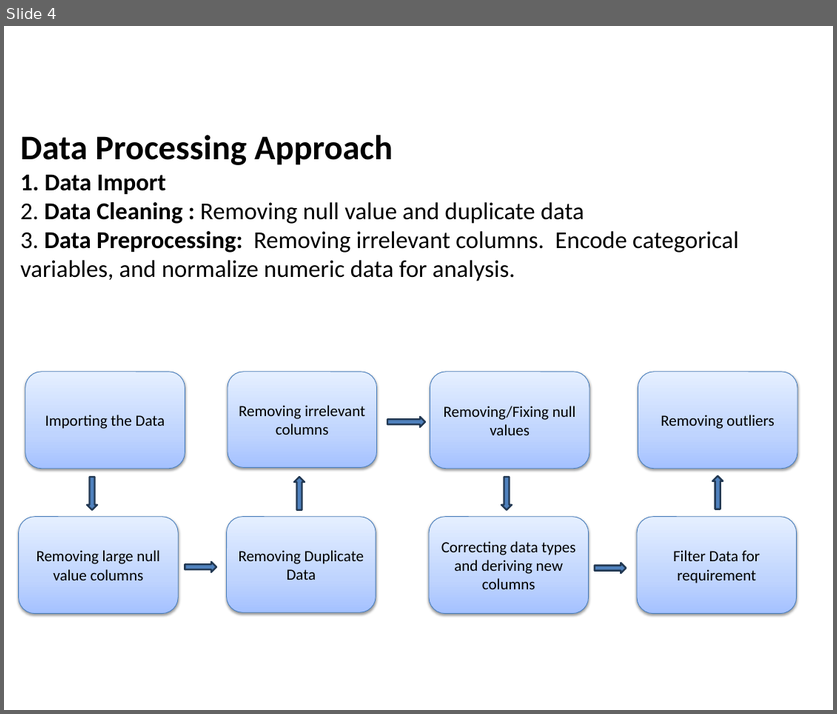
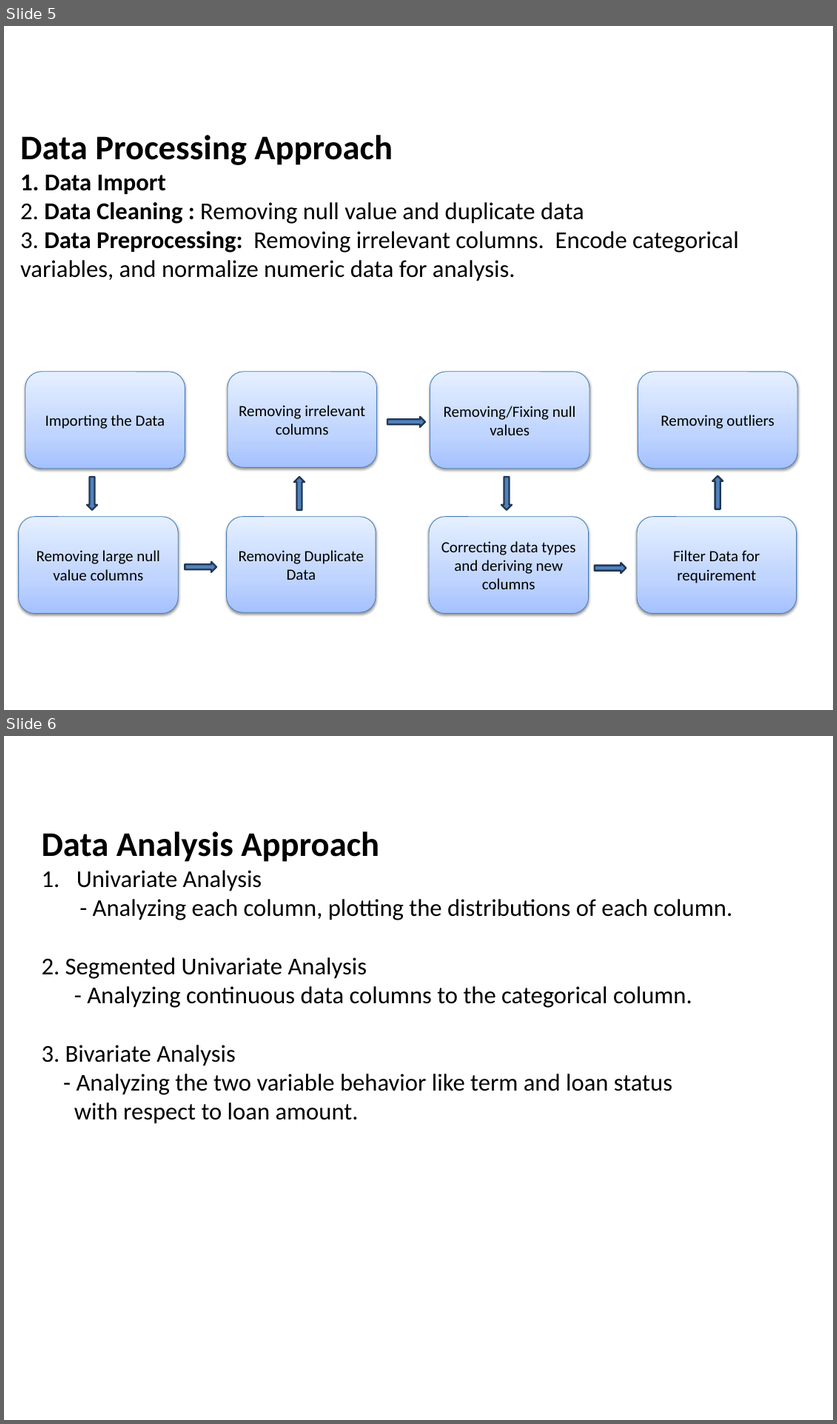
Before and after one commit to pankaj8blr/lendingClub, a slide deck: lending_club_case_study.pptx. Shown one above the other, each under a label of ours: slide 4 before the commit, slides 5 and 6 after it. The pictures are 837x714 and 837x1424 pixels, drawn with LibreOffice and Linux fonts; fonts in the diff are those of the drawing; background and template pictures are left out. Boxes give left, top, right and bottom in pixels: in the first picture for what was removed or moved away, otherwise in the second. Text is boxed around its words. In the diff, an @@ line names an element or a change of style, - is before the commit and + after.

```diff
--- a/lending_club_case_study.pptx
+++ b/lending_club_case_study.pptx
@@ slide 6 added at (4, 736, 833, 1420), background #FFFFFF @@
@@ text added at (42, 831, 732, 1124), 28 pt, text #000000 @@
+Data Analysis Approach
+1. Univariate Analysis
+- Analyzing each column, plotting the distributions of each column.
+2. Segmented Univariate Analysis
+- Analyzing continuous data columns to the categorical column.
+3. Bivariate Analysis
+- Analyzing the two variable behavior like term and loan status
+with respect to loan amount.
@@ what was slide 4 is now slide 5 @@
```
Also in this commit, not shown: 3 slides changed, 2 other slides added, 2 slides removed.
